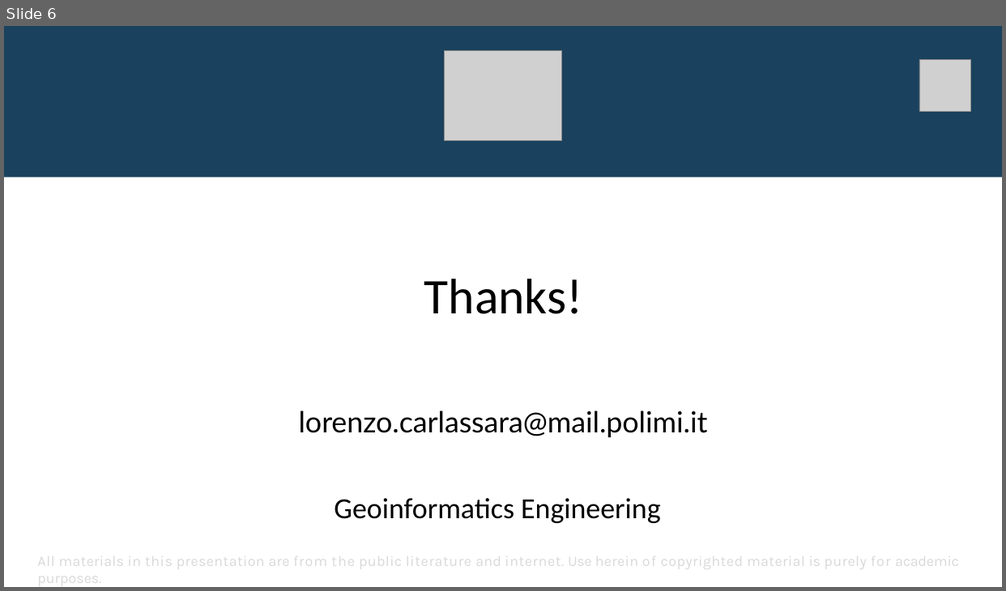
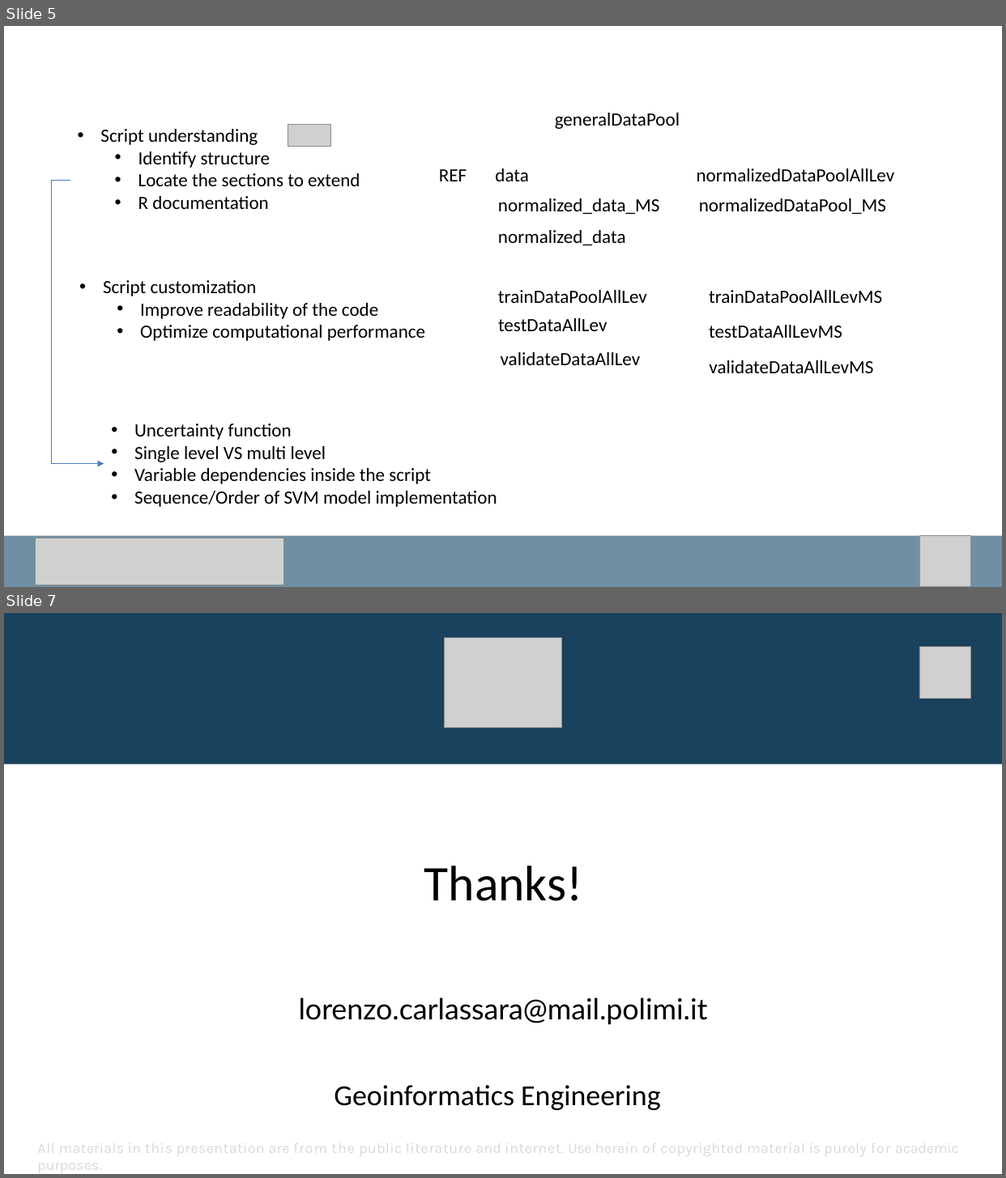
Before and after one commit to carls31/active-learning-virtual-SVM, a slide deck: presentation_CARLASSARA_10601118.pptx. Shown one above the other, each under a label of ours: slide 6 before the commit, slides 5 and 7 after it; the slides between them are not shown. The pictures are 1006x591 and 1006x1178 pixels, drawn with LibreOffice and Linux fonts; fonts in the diff are those of the drawing; grey boxes stand for pictures. Boxes give left, top, right and bottom in pixels: in the first picture for what was removed or moved away, otherwise in the second. Text is boxed around its words. In the diff, an @@ line names an element or a change of style, - is before the commit and + after.

```diff
--- a/presentation_CARLASSARA_10601118.pptx
+++ b/presentation_CARLASSARA_10601118.pptx
@@ slide 5 added at box(4, 26, 1002, 587), background #FFFFFF @@
@@ text added at box(555, 113, 680, 129), 18 pt, text #000000 @@
+generalDataPool
@@ text added at box(100, 129, 360, 209), 18 pt, text #000000 @@
+• Script understanding
+  • Identify structure
+  • Locate the sections to extend
+  • R documentation
@@ picture added at box(288, 125, 330, 147) @@
@@ text added at box(439, 169, 467, 182), 18 pt, text #000000 @@
+REF
@@ text added at box(495, 169, 528, 182), 18 pt, text #000000 @@
+data
@@ text added at box(697, 169, 895, 182), 18 pt, text #000000 @@
+normalizedDataPoolAllLev
@@ elbow arrow added from (70, 180) to (104, 464), #4B7EBC 0.75 pt @@
@@ text added at box(498, 199, 659, 214), 18 pt, text #000000 @@
+normalized_data_MS
@@ text added at box(699, 199, 886, 214), 18 pt, text #000000 @@
+normalizedDataPool_MS
@@ text added at box(498, 230, 626, 246), 18 pt, text #000000 @@
+normalized_data
@@ text added at box(103, 280, 425, 341), 18 pt, text #000000 @@
+• Script customization
+  • Improve readability of the code
+  • Optimize computational performance
@@ text added at box(498, 290, 647, 303), 18 pt, text #000000 @@
+trainDataPoolAllLev
@@ text added at box(709, 290, 882, 303), 18 pt, text #000000 @@
+trainDataPoolAllLevMS
@@ text added at box(498, 318, 607, 331), 18 pt, text #000000 @@
+testDataAllLev
@@ text added at box(709, 325, 842, 338), 18 pt, text #000000 @@
+testDataAllLevMS
@@ text added at box(501, 352, 641, 365), 18 pt, text #000000 @@
+validateDataAllLev
@@ text added at box(709, 361, 873, 373), 18 pt, text #000000 @@
+validateDataAllLevMS
@@ text added at box(134, 424, 497, 507), 18 pt, text #000000 @@
+• Uncertainty function
+• Single level VS multi level
+• Variable dependencies inside the script
+• Sequence/Order of SVM model implementation
@@ freeform shape added at box(4, 535, 1002, 587), fill #718FA4 @@
@@ picture added at box(919, 535, 971, 587) @@
@@ picture added at box(36, 539, 284, 586) @@
@@ what was slide 6 is now slide 7 @@
```
Also in this commit, not shown: 2 slides changed.
